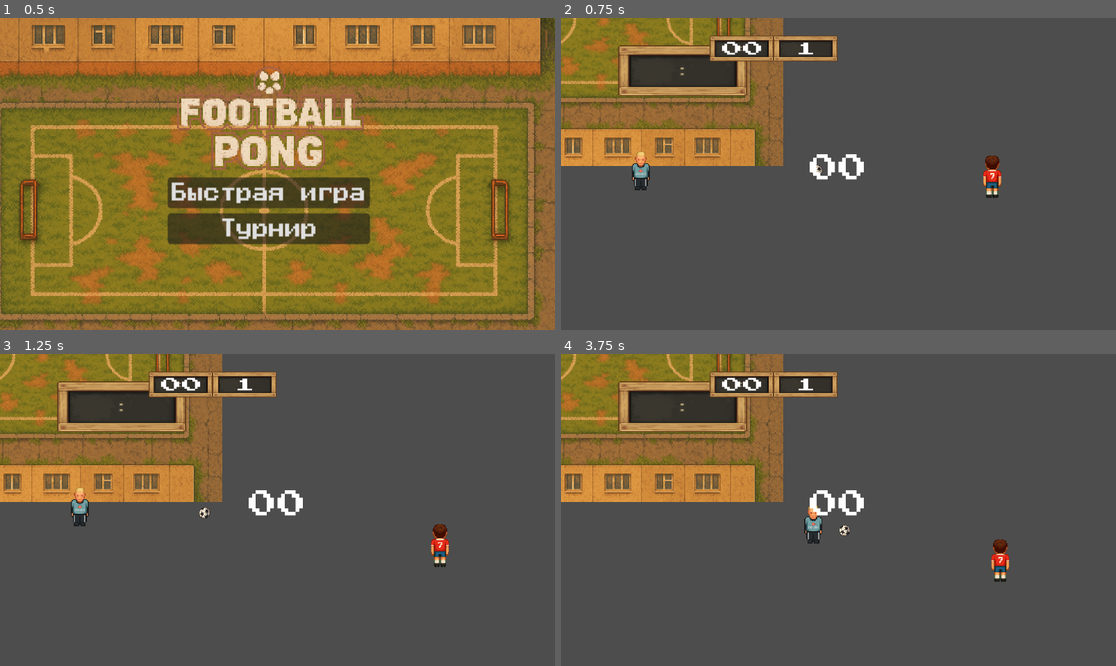
Above: before the commit, frames 1-4 (two rows, left to right).
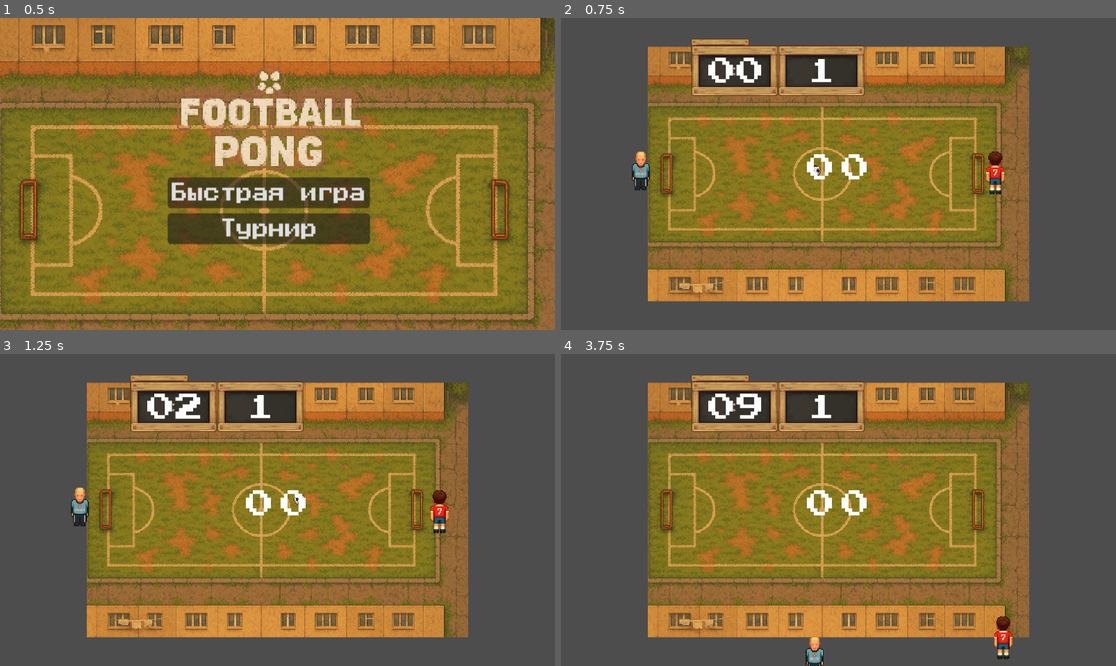
Above: after the commit, the same moments.

Repository: supervi5w4/footballpong
Game: Godot game, scene res://scenes/menu.tscn
Two runs of this game, one before a commit and one after it. Both use one fixed random seed, a clock stepped at 60 frames per second and the inputs below.
Inputs:
- Up to frame 1 (0.5 s): no input
- Up to frame 2 (0.75 s): click "Быстрая игра" at 0.5 s
- Up to frame 3 (1.25 s): no input
- Up to frame 4 (3.75 s): tap Enter (ui_accept) at 1.25, 1.52, 2.27 s; hold Right (ui_right) 1.28-2.03 s; hold Down (ui_down) 2.03-2.78 s; hold Right (ui_right) 2.78-3.53 s; hold Up (ui_up) from 3.53 s (still down)

Frame 1 is identical in both runs. In frame 2, 63% of the frame differs, in the area x 0-85%, y 0-91%; in frame 3, 63%; in frame 4, 64%, in the area x 0-85%, y 0-100%.
Error before the commit: Parse Error: Function "get_viewport_rect()" not found in base self. (res://scenes/field_controller.gd:48)

Commit message:
Add files via upload

Diff:
--- a/scenes/ai_paddle.gd
+++ b/scenes/ai_paddle.gd
@@ -59,6 +59,8 @@
 var start_pos: Vector2 = Vector2.ZERO
 var _is_first_hit: bool = true
 var _smooth_factor: float = 0.15  # Фактор плавности (0.1 = очень плавно, 0.3 = быстро)
+var _game_node: Node = null
+var _scale_factor: Vector2 = Vector2.ONE
 
 # ---------------- Dynamic Field Properties ----------------
 func get_field_size() -> Vector2:
@@ -84,8 +86,28 @@
 		return
 	start_pos = global_position
 	_smooth_target_pos = global_position  # Инициализируем плавную цель
+
+	# Находим игровую сцену для получения масштаба
+	_find_game_node()
+
 	_think()
 	_schedule_next_think()
+
+func _find_game_node() -> void:
+	"""Находит игровую сцену для получения масштаба"""
+	var parent = get_parent()
+	while parent and not parent.has_method("get_spawn_position"):
+		parent = parent.get_parent()
+	_game_node = parent
+
+func _get_scale_factor() -> Vector2:
+	"""Получает текущий масштаб от игровой сцены"""
+	if _game_node and _game_node.has_method("_calculate_viewport_scale"):
+		# Получаем масштаб из игровой сцены
+		var viewport_size = get_viewport().get_visible_rect().size
+		var base_size = Vector2(1920, 1080)
+		return Vector2(viewport_size.x / base_size.x, viewport_size.y / base_size.y)
+	return Vector2.ONE
 
 func reset_position() -> void:
 	global_position = start_pos
@@ -108,6 +130,9 @@
 
 # ---------------- MAIN ----------------
 func _physics_process(delta: float) -> void:
+	# Обновляем масштаб
+	_scale_factor = _get_scale_factor()
+
 	_time_to_next_think -= delta
 	_fake_timer -= delta
 	if _time_to_next_think <= 0.0:
@@ -438,25 +463,29 @@
 	var half := _resolve_half_size()
 	var center_x := vp.position.x + vp.size.x * 0.5
 
+	# Применяем масштаб к отступам
+	var scaled_left_margin = float(LEFT_MARGIN_PX) * _scale_factor.x
+	var scaled_center_bias = float(center_bias_px) * _scale_factor.x
+
 	var min_x: float
 	var max_x: float
 
 	if defends_right_side:
 		# правая половина
 		if use_center_as_right_limit:
-			min_x = center_x + float(center_bias_px) + half.x
-			max_x = vp.position.x + vp.size.x - float(LEFT_MARGIN_PX) - half.x
+			min_x = center_x + scaled_center_bias + half.x
+			max_x = vp.position.x + vp.size.x - scaled_left_margin - half.x
 		else:
-			min_x = vp.position.x + float(LEFT_MARGIN_PX) + half.x
-			max_x = vp.position.x + vp.size.x - float(LEFT_MARGIN_PX) - half.x
+			min_x = vp.position.x + scaled_left_margin + half.x
+			max_x = vp.position.x + vp.size.x - scaled_left_margin - half.x
 	else:
 		# левая половина
 		if use_center_as_right_limit:
-			min_x = vp.position.x + float(LEFT_MARGIN_PX) + half.x
-			max_x = center_x - float(center_bias_px) - half.x
+			min_x = vp.position.x + scaled_left_margin + half.x
+			max_x = center_x - scaled_center_bias - half.x
 		else:
-			min_x = vp.position.x + float(LEFT_MARGIN_PX) + half.x
-			max_x = vp.position.x + vp.size.x - float(LEFT_MARGIN_PX) - half.x
+			min_x = vp.position.x + scaled_left_margin + half.x
+			max_x = vp.position.x + vp.size.x - scaled_left_margin - half.x
 
 	if min_x > max_x:
 		max_x = min_x
--- a/scenes/ball.gd
+++ b/scenes/ball.gd
@@ -13,6 +13,7 @@
 var _spawn_point: Vector2 = Vector2.ZERO
 var _rng := RandomNumberGenerator.new()
 var _current_speed_multiplier: float = 1.0  # Текущий множитель скорости
+var _game_node: Node = null
 
 func _ready() -> void:
 	_rng.randomize()
@@ -60,6 +61,8 @@
 # ---------- helpers ----------
 func _find_spawn() -> void:
 	var root := get_parent()
+	_game_node = root
+
 	if (spawn_marker_path.is_empty()) and root and root.has_node("SpawnPoint"):
 		spawn_marker_path = self.get_path_to(root.get_node("SpawnPoint"))
 	var m := get_node_or_null(spawn_marker_path) as Node2D
--- a/scenes/field_controller.gd
+++ b/scenes/field_controller.gd
@@ -12,8 +12,9 @@
 signal field_scaled(new_scale: Vector2, new_position: Vector2)
 
 # --- Константы ---
-const MIN_MARGIN := 50.0  # Минимальный отступ от краев экрана
+const MIN_MARGIN := 100.0  # Увеличиваем минимальный отступ от краев экрана
 const ASPECT_RATIO_TOLERANCE := 0.1  # Допустимое отклонение от пропорций
+const BASE_FIELD_SIZE := Vector2(1536, 1080)  # Базовый размер текстуры поля
 
 # --- Переменные ---
 var _viewport_size: Vector2 = Vector2.ZERO
@@ -45,12 +46,12 @@
 
 func _calculate_field_scale() -> void:
 	"""Вычисляет оптимальный масштаб для поля"""
-	var viewport_rect = get_viewport_rect()
+	var viewport_rect = get_viewport().get_visible_rect()
 	_viewport_size = viewport_rect.size
 
-	# Если размер текстуры не известен, используем базовый размер
+	# Используем размер текстуры или базовый размер
 	if _field_texture_size == Vector2.ZERO:
-		_field_texture_size = Vector2(1536, 1080)  # Примерный размер текстуры поля
+		_field_texture_size = BASE_FIELD_SIZE
 
 	# Вычисляем доступное пространство с учетом отступов
 	var available_size = _viewport_size - Vector2(MIN_MARGIN * 2, MIN_MARGIN * 2)
@@ -59,11 +60,11 @@
 	var scale_x = available_size.x / _field_texture_size.x
 	var scale_y = available_size.y / _field_texture_size.y
 
-	# Используем меньший масштаб, чтобы сохранить пропорции
+	# Используем меньший масштаб, чтобы сохранить пропорции и не выйти за границы
 	var uniform_scale = min(scale_x, scale_y)
 
-	# Проверяем, что масштаб не меньше минимального
-	uniform_scale = max(uniform_scale, 0.1)
+	# Проверяем, что масштаб не меньше минимального и не больше максимального
+	uniform_scale = clamp(uniform_scale, 0.3, 2.0)
 
 	_current_scale = Vector2(uniform_scale, uniform_scale)
 	_current_position = _viewport_size * 0.5
@@ -72,10 +73,13 @@
 	if field_sprite:
 		field_sprite.scale = _current_scale
 		field_sprite.position = _current_position
+		# Убеждаемся, что поле находится на заднем плане
+		field_sprite.z_index = -1
 
 	print("Field Controller:")
 	print("  Viewport size: ", _viewport_size)
 	print("  Field texture size: ", _field_texture_size)
+	print("  Available size: ", available_size)
 	print("  Calculated scale: ", _current_scale)
 	print("  Field position: ", _current_position)
 
@@ -95,7 +99,7 @@
 	if not field_sprite or not field_sprite.texture:
 		return Rect2()
 
-	var texture_size = field_sprite.texture.get_size() * _current_scale
+	var texture_size = _field_texture_size * _current_scale
 	var half_size = texture_size * 0.5
 
 	return Rect2(
--- a/scenes/game.gd
+++ b/scenes/game.gd
@@ -56,6 +56,9 @@
 var _scale_factor: Vector2 = Vector2.ONE
 
 func _ready() -> void:
+	# Ждем один кадр для инициализации viewport
+	await get_tree().process_frame
+
 	# Инициализируем контроллер поля
 	if field_controller and field:
 		field_controller.set_field_sprite(field)
@@ -66,6 +69,7 @@
 
 	# Позиционируем все элементы относительно нового размера
 	_position_field_elements()
+	_position_ui_elements()
 
 	# Сбрасываем счёт в начале игры
 	Score.reset_score()
@@ -108,7 +112,7 @@
 
 func _calculate_viewport_scale() -> void:
 	"""Вычисляет масштаб для адаптации к текущему размеру viewport"""
-	var viewport_rect = get_viewport_rect()
+	var viewport_rect = get_viewport().get_visible_rect()
 	_viewport_size = viewport_rect.size
 
 	# Базовый размер для которого заданы координаты элементов
@@ -153,14 +157,14 @@
 
 func _position_walls() -> void:
 	"""Позиционирует все стены"""
-	var wall_top = walls.get_node_or_null("WallTop/CollisionShape2D")
-	var wall_bottom = walls.get_node_or_null("WallBottom/CollisionShape2D")
-	var wall_left = walls.get_node_or_null("WallLeft/CollisionShape2D")
-	var wall_right = walls.get_node_or_null("WallRight/CollisionShape2D")
-	var wall_right2 = walls.get_node_or_null("WallRight2/CollisionShape2D")
-	var wall_right3 = walls.get_node_or_null("WallRight3/CollisionShape2D")
-	var wall_left2 = walls.get_node_or_null("WallLeft2/CollisionShape2D")
-	var wall_left3 = walls.get_node_or_null("WallLeft3/CollisionShape2D")
+	var wall_top = walls.get_node_or_null("WallTop")
+	var wall_bottom = walls.get_node_or_null("WallBottom")
+	var wall_left = walls.get_node_or_null("WallLeft")
+	var wall_right = walls.get_node_or_null("WallRight")
+	var wall_right2 = walls.get_node_or_null("WallRight2")
+	var wall_right3 = walls.get_node_or_null("WallRight3")
+	var wall_left2 = walls.get_node_or_null("WallLeft2")
+	var wall_left3 = walls.get_node_or_null("WallLeft3")
 
 	if wall_top:
 		wall_top.position = _scale_position(BASE_WALL_TOP_POS)
@@ -211,14 +215,26 @@
 	"""Возвращает позицию спавна мяча"""
 	if not spawn_point:
 		spawn_point = get_node_or_null("SpawnPoint")
+		if not spawn_point:
+			# Если SpawnPoint не найден, возвращаем центр экрана
+			return _viewport_size * 0.5
 	return spawn_point.position if spawn_point else Vector2.ZERO
+
+func _position_ui_elements() -> void:
+	"""Позиционирует UI элементы относительно нового размера viewport"""
+	# UI элементы уже используют anchors, поэтому они должны автоматически адаптироваться
+	# Но мы можем добавить дополнительную логику если нужно
+
+	print("UI elements positioned for viewport size: ", _viewport_size)
 
 func _notification(what: int) -> void:
 	"""Обработка системных уведомлений"""
 	if what == NOTIFICATION_WM_SIZE_CHANGED:
 		# При изменении размера окна пересчитываем позиции
+		await get_tree().process_frame
 		_calculate_viewport_scale()
 		_position_field_elements()
+		_position_ui_elements()
 		print("Window size changed, repositioned field elements")
 
 func _on_field_scaled(new_scale: Vector2, new_position: Vector2) -> void:
--- a/scenes/game.tscn
+++ b/scenes/game.tscn
@@ -48,6 +48,8 @@
 script = ExtResource("1_field_controller")
 
 [node name="Field" type="Sprite2D" parent="."]
+position = Vector2(1075, 717)
+scale = Vector2(1.4, 1.4)
 texture = ExtResource("1_uwrxv")
 
 [node name="Ball" parent="." instance=ExtResource("2_yqjtg")]
@@ -151,11 +153,13 @@
 anchor_top = 0.5
 anchor_right = 0.5
 anchor_bottom = 0.5
-offset_left = -768.0
-offset_top = -512.0
-offset_right = 768.0
-offset_bottom = 512.0
-scale = Vector2(0.298335, 0.302808)
+offset_left = -200.0
+offset_top = -50.0
+offset_right = 200.0
+offset_bottom = 50.0
+grow_horizontal = 2
+grow_vertical = 2
+scale = Vector2(0.2, 0.2)
 texture = ExtResource("9_vtaks")
 
 [node name="ScoreLeft" type="Label" parent="UI"]
@@ -166,7 +170,10 @@
 anchor_bottom = 0.5
 offset_left = -100.0
 offset_top = -68.5
+offset_right = -20.0
 offset_bottom = 68.5
+grow_horizontal = 2
+grow_vertical = 2
 theme_override_fonts/font = ExtResource("10_kvpfn")
 theme_override_font_sizes/font_size = 100
 text = "0"
@@ -177,9 +184,12 @@
 anchor_top = 0.5
 anchor_right = 0.5
 anchor_bottom = 0.5
+offset_left = 20.0
 offset_top = -68.5
 offset_right = 100.0
 offset_bottom = 68.5
+grow_horizontal = 2
+grow_vertical = 2
 theme_override_fonts/font = ExtResource("10_kvpfn")
 theme_override_font_sizes/font_size = 100
 text = "0"
@@ -190,23 +200,23 @@
 anchor_top = 0.5
 anchor_right = 0.5
 anchor_bottom = 0.5
-offset_left = -268.0
-offset_top = -512.0
-offset_right = 268.0
-offset_bottom = 512.0
-grow_horizontal = 2
-grow_vertical = 2
-scale = Vector2(0.738959, 0.503504)
+offset_left = -150.0
+offset_top = -100.0
+offset_right = 150.0
+offset_bottom = 100.0
+grow_horizontal = 2
+grow_vertical = 2
 controller_path = NodePath("../..")
 
 [node name="TextureRect" type="TextureRect" parent="UI"]
 anchors_preset = 2
 anchor_top = 1.0
 anchor_bottom = 1.0
-offset_left = -768.0
-offset_top = -512.0
-offset_right = 768.0
-scale = Vector2(0.02, 0.02)
+offset_left = -50.0
+offset_top = -50.0
+offset_right = 50.0
+grow_horizontal = 2
+scale = Vector2(0.1, 0.1)
 texture = ExtResource("13_kvuet")
 
 [node name="MessageLabel" type="Label" parent="UI"]
--- a/scenes/player_paddle.gd
+++ b/scenes/player_paddle.gd
@@ -32,16 +32,37 @@
 @export var half_size_override: Vector2 = Vector2.ZERO
 
 var start_pos: Vector2 = Vector2.ZERO
+var _game_node: Node = null
+var _scale_factor: Vector2 = Vector2.ONE
 
 func _ready() -> void:
 	# подстраховка на случай кривых значений в инспекторе
 	accel = clamp(accel, 0.0, 1.0)
 	start_pos = global_position
 
+	# Находим игровую сцену для получения масштаба
+	_find_game_node()
+
 	# Отладочная информация при запуске
 	if OS.is_debug_build():
 		print("PlayerPaddle ready - initial settings:")
 		print_current_settings()
+
+func _find_game_node() -> void:
+	"""Находит игровую сцену для получения масштаба"""
+	var parent = get_parent()
+	while parent and not parent.has_method("get_spawn_position"):
+		parent = parent.get_parent()
+	_game_node = parent
+
+func _get_scale_factor() -> Vector2:
+	"""Получает текущий масштаб от игровой сцены"""
+	if _game_node and _game_node.has_method("_calculate_viewport_scale"):
+		# Получаем масштаб из игровой сцены
+		var viewport_size = get_viewport().get_visible_rect().size
+		var base_size = Vector2(1920, 1080)
+		return Vector2(viewport_size.x / base_size.x, viewport_size.y / base_size.y)
+	return Vector2.ONE
 
 func reset_position() -> void:
 	global_position = start_pos
@@ -105,6 +126,9 @@
 	print("Test complete! Check console for debug info.")
 
 func _physics_process(_delta: float) -> void:
+	# Обновляем масштаб
+	_scale_factor = _get_scale_factor()
+
 	# --- Ввод: WASD/стрелки через Input Map ---
 	var dir := Vector2(
 		Input.get_action_strength("ui_right") - Input.get_action_strength("ui_left"),
@@ -133,6 +157,13 @@
 	var half: Vector2 = _resolve_half_size()
 	var center_x: float = vp.position.x + vp.size.x * 0.5
 
+	# Применяем масштаб к отступам
+	var scaled_left_margin = float(LEFT_MARGIN_PX) * _scale_factor.x
+	var scaled_center_bias = float(center_bias_px) * _scale_factor.x
+	var scaled_right_side_left_margin = float(RIGHT_SIDE_LEFT_MARGIN) * _scale_factor.x
+	var scaled_right_side_right_margin = float(RIGHT_SIDE_RIGHT_MARGIN) * _scale_factor.x
+	var scaled_right_side_center_bias = float(right_side_center_bias_px) * _scale_factor.x
+
 	var min_x: float
 	var max_x: float
 
@@ -141,27 +172,27 @@
 		if use_custom_right_side_limits:
 			# Используем кастомные настройки для правой стороны
 			if right_side_can_reach_center:
-				min_x = center_x + float(right_side_center_bias_px) + half.x
+				min_x = center_x + scaled_right_side_center_bias + half.x
 			else:
 				# Если не может доходить до центра, задаём отступ от левого края поля
-				min_x = vp.position.x + float(RIGHT_SIDE_LEFT_MARGIN) + half.x
-			max_x = vp.position.x + vp.size.x - float(RIGHT_SIDE_RIGHT_MARGIN) - half.x
+				min_x = vp.position.x + scaled_right_side_left_margin + half.x
+			max_x = vp.position.x + vp.size.x - scaled_right_side_right_margin - half.x
 		elif use_center_as_right_limit:
 			# Зеркалим ограничение по центру для правой стороны
-			min_x = center_x + float(right_side_center_bias_px) + half.x
-			max_x = vp.position.x + vp.size.x - float(RIGHT_SIDE_RIGHT_MARGIN) - half.x
+			min_x = center_x + scaled_right_side_center_bias + half.x
+			max_x = vp.position.x + vp.size.x - scaled_right_side_right_margin - half.x
 		else:
 			# Поле ограничено только отступами
-			min_x = vp.position.x + float(RIGHT_SIDE_LEFT_MARGIN) + half.x
-			max_x = vp.position.x + vp.size.x - float(RIGHT_SIDE_RIGHT_MARGIN) - half.x
+			min_x = vp.position.x + scaled_right_side_left_margin + half.x
+			max_x = vp.position.x + vp.size.x - scaled_right_side_right_margin - half.x
 	else:
 		# левая половина поля
 		if use_center_as_right_limit:
-			min_x = vp.position.x + float(LEFT_MARGIN_PX) + half.x
-			max_x = center_x - float(center_bias_px) - half.x
+			min_x = vp.position.x + scaled_left_margin + half.x
+			max_x = center_x - scaled_center_bias - half.x
 		else:
-			min_x = vp.position.x + float(LEFT_MARGIN_PX) + half.x
-			max_x = vp.position.x + vp.size.x - float(LEFT_MARGIN_PX) - half.x
+			min_x = vp.position.x + scaled_left_margin + half.x
+			max_x = vp.position.x + vp.size.x - scaled_left_margin - half.x
 
 	# Подстраховка: если окно узкое и границы пересеклись
 	if min_x > max_x:
@@ -172,6 +203,7 @@
 		print("Clamp Debug - defends_right_side: ", defends_right_side)
 		print("Clamp Debug - use_custom_right_side_limits: ", use_custom_right_side_limits)
 		print("Clamp Debug - right_side_can_reach_center: ", right_side_can_reach_center)
+		print("Clamp Debug - scale_factor: ", _scale_factor)
 		print("Clamp Debug - min_x: ", min_x, " max_x: ", max_x)
 		print("Clamp Debug - current_x: ", global_position.x)
 		print("Clamp Debug - viewport_size: ", vp.size)
--- a/scenes/tournament_game.tscn
+++ b/scenes/tournament_game.tscn
@@ -44,12 +44,14 @@
 [node name="Game" type="Node2D"]
 script = ExtResource("1_gee14")
 
+[node name="FieldController" type="Node" parent="."]
+script = ExtResource("1_field_controller")
+
 [node name="TournamentController" type="Node" parent="."]
 script = ExtResource("1_tournament_controller")
 
 [node name="Field" type="Sprite2D" parent="."]
 position = Vector2(962, 533)
-scale = Vector2(1.25651, 1.14258)
 texture = ExtResource("2_uwrxv")
 
 [node name="Ball" parent="." instance=ExtResource("3_yqjtg")]
